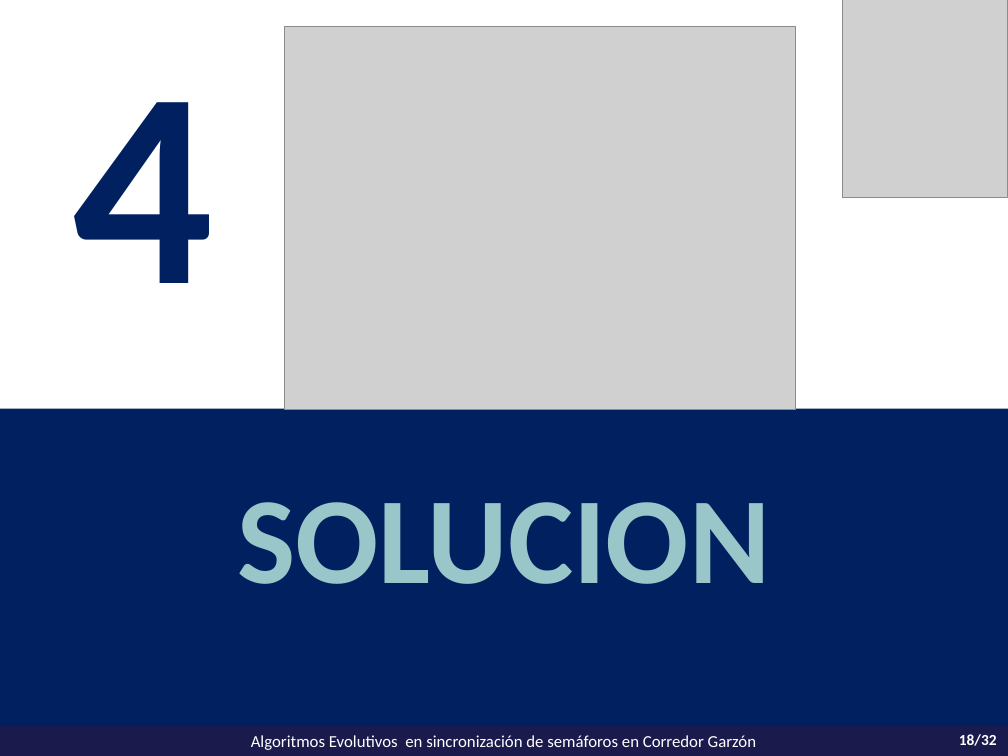
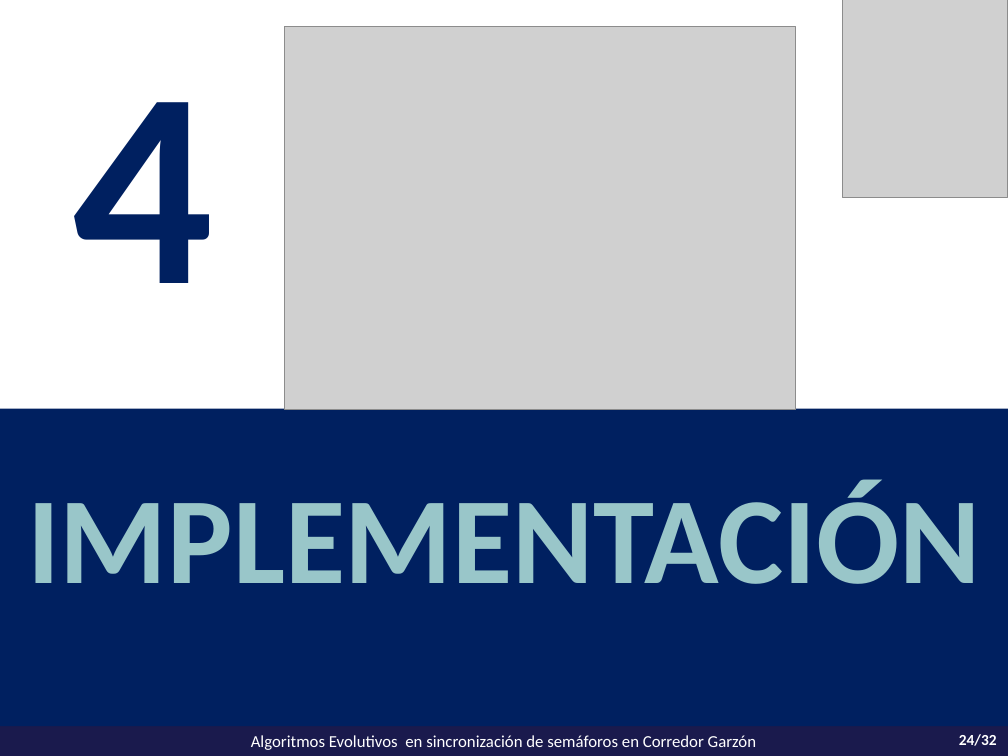
Before and after one commit to vitogit/proyecto-grado-garzon-2014, a slide deck: slide 24 of presentacion/Presentacion Garzon.pptx (slide 18 before the commit). Drawn at 1008x756 pixels with LibreOffice and Linux fonts; fonts in the diff are those of the drawing; grey boxes stand for pictures. Boxes give left, top, right and bottom in pixels: in the first picture for what was removed or moved away, otherwise in the second. Text is boxed around its words. In the diff, an @@ line names an element or a change of style, - is before the commit and + after.

```diff
--- a/presentacion/Presentacion Garzon.pptx
+++ b/presentacion/Presentacion Garzon.pptx
@@ text in rectangle at box(27, 482, 980, 584): text changed @@
-SOLUCION
+IMPLEMENTACIÓN
@@ page number at box(959, 734, 997, 746): text changed @@
-18/32
+24/32
```
Also in this commit, not shown: 13 other slides changed, 8 slides added, 4 slides removed, 1 other file.
